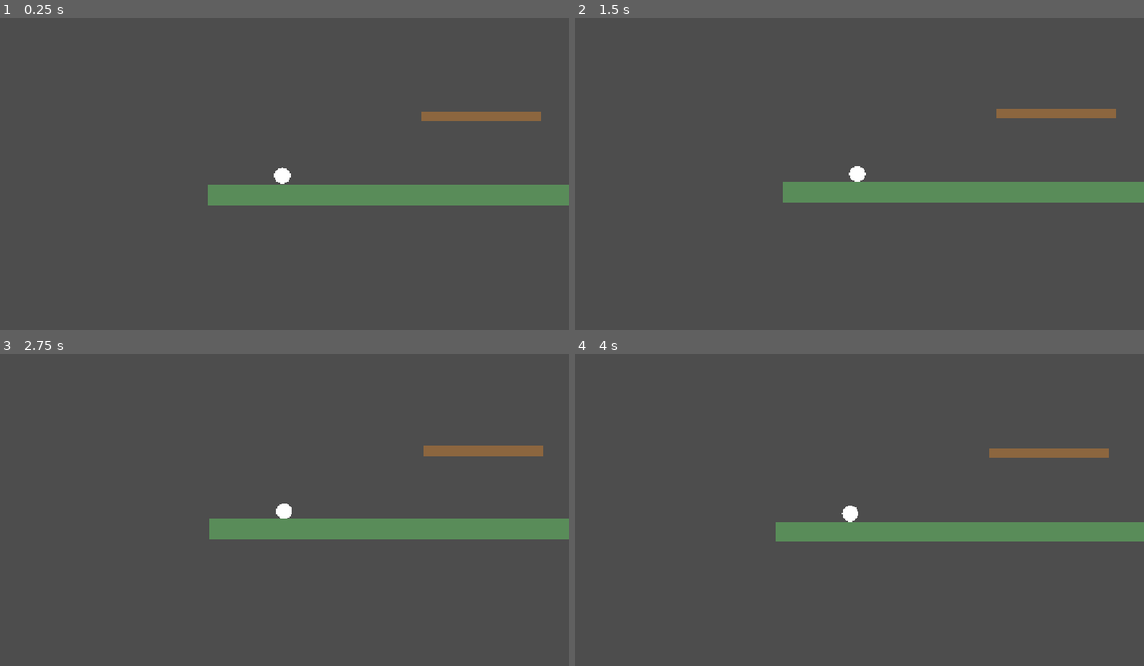
Above: before the commit, frames 1-4 (two rows, left to right).
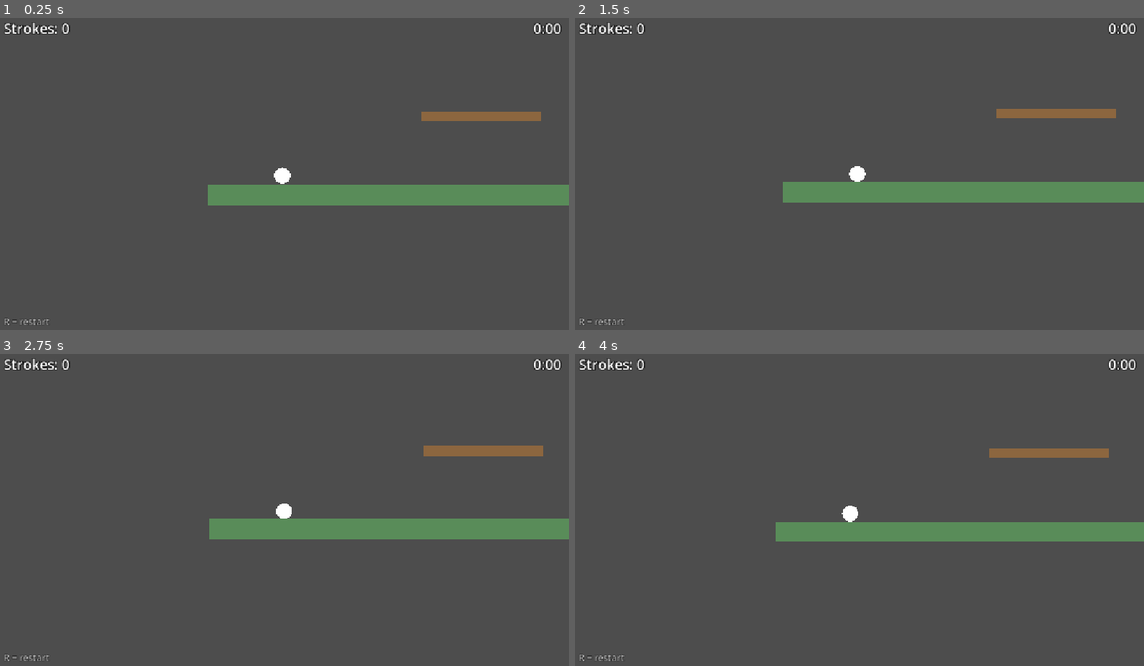
Above: after the commit, the same moments.

Repository: Khazap/bounceback-golf
Game: Godot game, scene res://scenes/Main.tscn
The game is run twice, just before and just after one commit, with the same random seed, the same clock (stepped at 60 frames per second) and the same inputs. This scene is started directly instead of the project's main scene.
Inputs (mouse positions are in pixels of both pictures, inside the frame that each line leads up to):
- Up to frame 1 (0.25 s): no input
- Up to frame 2 (1.5 s): tap Enter at 0.5 s; move the mouse to (984, 158) at 0.52 s; tap R at 0.6 s; click (984, 158) at 0.67 s; tap Space at 1.25 s; drag from (740, 189) to (831, 239) at 1.27 s
- Up to frame 3 (2.75 s): move the mouse to (341, 438) at 2.02 s; tap R at 2.1 s; click (341, 438) at 2.17 s
- Up to frame 4 (4 s): drag from (831, 575) to (683, 463) at 2.77 s; move the mouse to (1030, 556) at 3.52 s; tap R at 3.6 s; click (1030, 556) at 3.67 s

The runs differ from the first frame. In frame 1, 0.4% of the frame differs, in the area x 0-99%, y 1-99%; in frame 2, 0.4%; in frame 3, 0.4%; in frame 4, 0.4%.

Commit message:
Add HUD with strokes, timer and restart hint
Co-Authored-By: Claude Opus 5.5 <noreply@anthropic.com>

Diff:
--- a/scenes/Main.tscn
+++ b/scenes/Main.tscn
@@ -3,6 +3,7 @@
 [ext_resource type="Script" path="res://scripts/main.gd" id="1_main"]
 [ext_resource type="Script" path="res://scripts/placeholder_ball.gd" id="2_ball"]
 [ext_resource type="Script" path="res://scripts/placeholder_goal.gd" id="3_goal"]
+[ext_resource type="PackedScene" path="res://scenes/ui/HUD.tscn" id="4_hud"]
 
 [sub_resource type="RectangleShape2D" id="RectangleShape2D_floor"]
 size = Vector2(1152, 40)
@@ -95,3 +96,5 @@
 
 [node name="Camera2D" type="Camera2D" parent="Ball"]
 position_smoothing_enabled = true
+
+[node name="HUD" parent="." instance=ExtResource("4_hud")]
--- /dev/null
+++ b/scenes/ui/HUD.tscn
@@ -0,0 +1,46 @@
+[gd_scene format=3]
+
+[ext_resource type="Script" path="res://scripts/hud.gd" id="1_hud"]
+
+[node name="HUD" type="CanvasLayer"]
+script = ExtResource("1_hud")
+
+[node name="StrokesLabel" type="Label" parent="."]
+offset_left = 16.0
+offset_top = 12.0
+offset_right = 316.0
+offset_bottom = 52.0
+theme_override_colors/font_outline_color = Color(0, 0, 0, 1)
+theme_override_constants/outline_size = 6
+theme_override_font_sizes/font_size = 28
+text = "Strokes: 0"
+
+[node name="TimeLabel" type="Label" parent="."]
+anchors_preset = 1
+anchor_left = 1.0
+anchor_right = 1.0
+offset_left = -216.0
+offset_top = 12.0
+offset_right = -16.0
+offset_bottom = 52.0
+grow_horizontal = 0
+theme_override_colors/font_outline_color = Color(0, 0, 0, 1)
+theme_override_constants/outline_size = 6
+theme_override_font_sizes/font_size = 28
+text = "0:00"
+horizontal_alignment = 2
+
+[node name="HintLabel" type="Label" parent="."]
+anchors_preset = 2
+anchor_top = 1.0
+anchor_bottom = 1.0
+offset_left = 16.0
+offset_top = -40.0
+offset_right = 316.0
+offset_bottom = -12.0
+grow_vertical = 0
+theme_override_colors/font_color = Color(1, 1, 1, 0.7)
+theme_override_colors/font_outline_color = Color(0, 0, 0, 1)
+theme_override_constants/outline_size = 4
+theme_override_font_sizes/font_size = 18
+text = "R = restart"
--- /dev/null
+++ b/scripts/hud.gd
@@ -0,0 +1,30 @@
+extends CanvasLayer
+## HUD: the text that stays on screen while you play.
+## A CanvasLayer draws on top of the game and ignores the camera, so the
+## labels stay in the corners even when the camera follows the ball.
+
+@onready var strokes_label: Label = $StrokesLabel
+@onready var time_label: Label = $TimeLabel
+
+
+func _ready() -> void:
+	# Update the stroke text whenever GameManager says the count changed.
+	GameManager.stroke_count_changed.connect(_on_stroke_count_changed)
+	_on_stroke_count_changed(GameManager.stroke_count)  # show the current value now
+
+
+func _on_stroke_count_changed(count: int) -> void:
+	strokes_label.text = "Strokes: %d" % count
+
+
+func _process(_delta: float) -> void:
+	# The timer changes every frame, so we just redraw it every frame.
+	time_label.text = format_time(GameManager.elapsed_time)
+
+
+## Turns seconds into "m:ss", e.g. 75.4 -> "1:15".
+## "static" means it doesn't need a HUD node to run (the win screen reuses it).
+static func format_time(seconds: float) -> String:
+	var minutes := int(seconds / 60.0)
+	var secs := int(seconds) % 60
+	return "%d:%02d" % [minutes, secs]  # %02d = at least 2 digits, pad with 0
Not shown, added: scripts/hud.gd.uid
